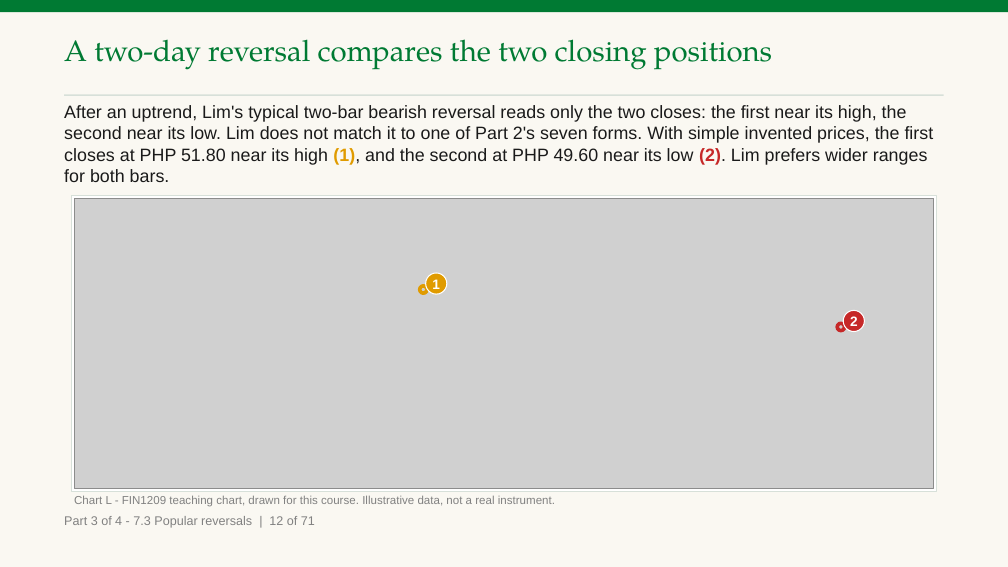
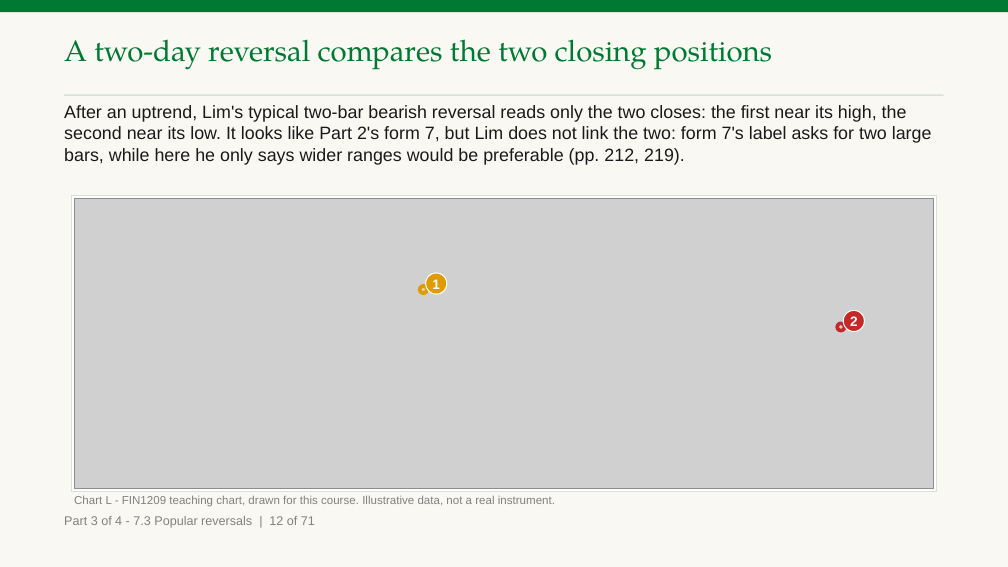
Before and after one commit to benjiesotelo-sudo/Telos_FIN1209, a slide deck: slide 167 of chapter-07/FIN1209-Chapter-07.pptx. Drawn at 1008x567 pixels with LibreOffice and Linux fonts; fonts in the diff are those of the drawing; grey boxes stand for pictures. Boxes give left, top, right and bottom in pixels: in the first picture for what was removed or moved away, otherwise in the second. Text is boxed around its words. In the diff, an @@ line names an element or a change of style, - is before the commit and + after.

```diff
--- a/chapter-07/FIN1209-Chapter-07.pptx
+++ b/chapter-07/FIN1209-Chapter-07.pptx
@@ text at <box>64,105,932,165</box>: text changed @@
-After an uptrend, Lim's typical two-bar bearish reversal reads only the two closes: the first near its high, the second near its low. Lim does not match it to one of Part 2's seven forms. With simple invented prices, the first closes at PHP 51.80 near its high (1), and the second at PHP 49.60 near its low (2). Lim prefers wider ranges for both bars.
+After an uptrend, Lim's typical two-bar bearish reversal reads only the two closes: the first near its high, the second near its low. It looks like Part 2's form 7, but Lim does not link the two: form 7's label asks for two large bars, while here he only says wider ranges would be preferable (pp. 212, 219).
```
Also in this commit, not shown: 9 other slides changed, 3 other files.
